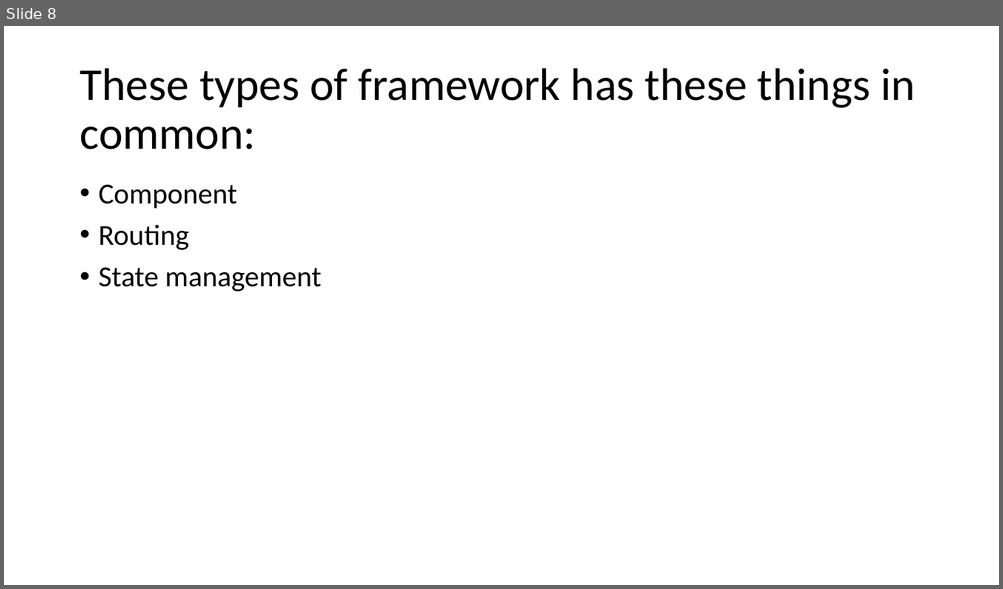
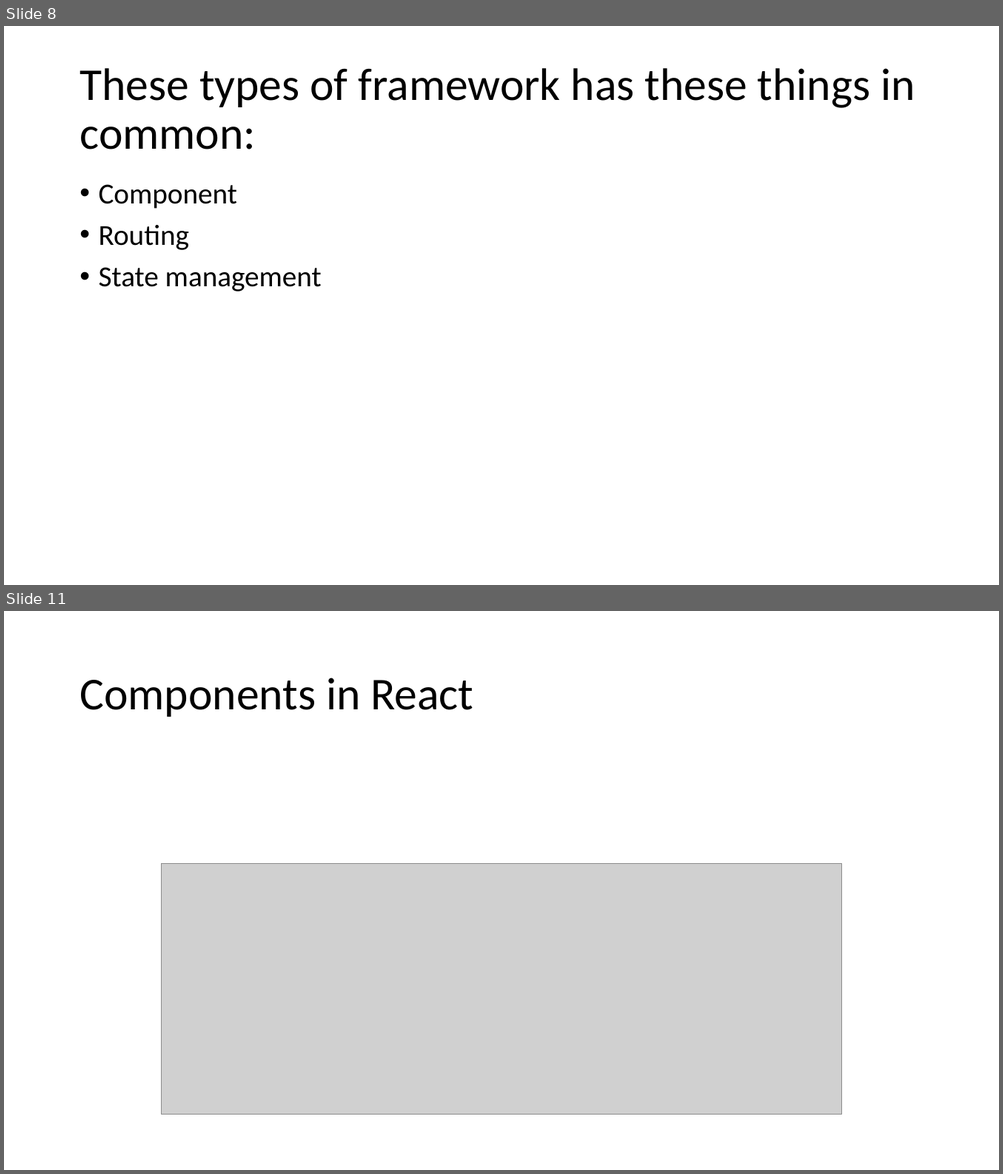
Before and after one commit to Prasundas99/Web-Development-Traning, a slide deck: 14.React/React.pptx. Shown one above the other, each under a label of ours: slide 8 before the commit, slides 8 and 11 after it; the slides between them are not shown. The pictures are 1003x589 and 1003x1174 pixels, drawn with LibreOffice and Linux fonts; fonts in the diff are those of the drawing; grey boxes stand for pictures. Boxes give left, top, right and bottom in pixels: in the first picture for what was removed or moved away, otherwise in the second. Text is boxed around its words. In the diff, an @@ line names an element or a change of style, - is before the commit and + after.

```diff
--- a/14.React/React.pptx
+++ b/14.React/React.pptx
@@ slide 11 added at (4, 611, 999, 1170), background #FFFFFF @@
@@ title added at (79, 678, 473, 717), 44 pt, text #000000 @@
+Components in React
@@ picture added at (162, 864, 842, 1116) @@
```
Also in this commit, not shown: 1 slide changed, 7 other slides added, 23 other files.
